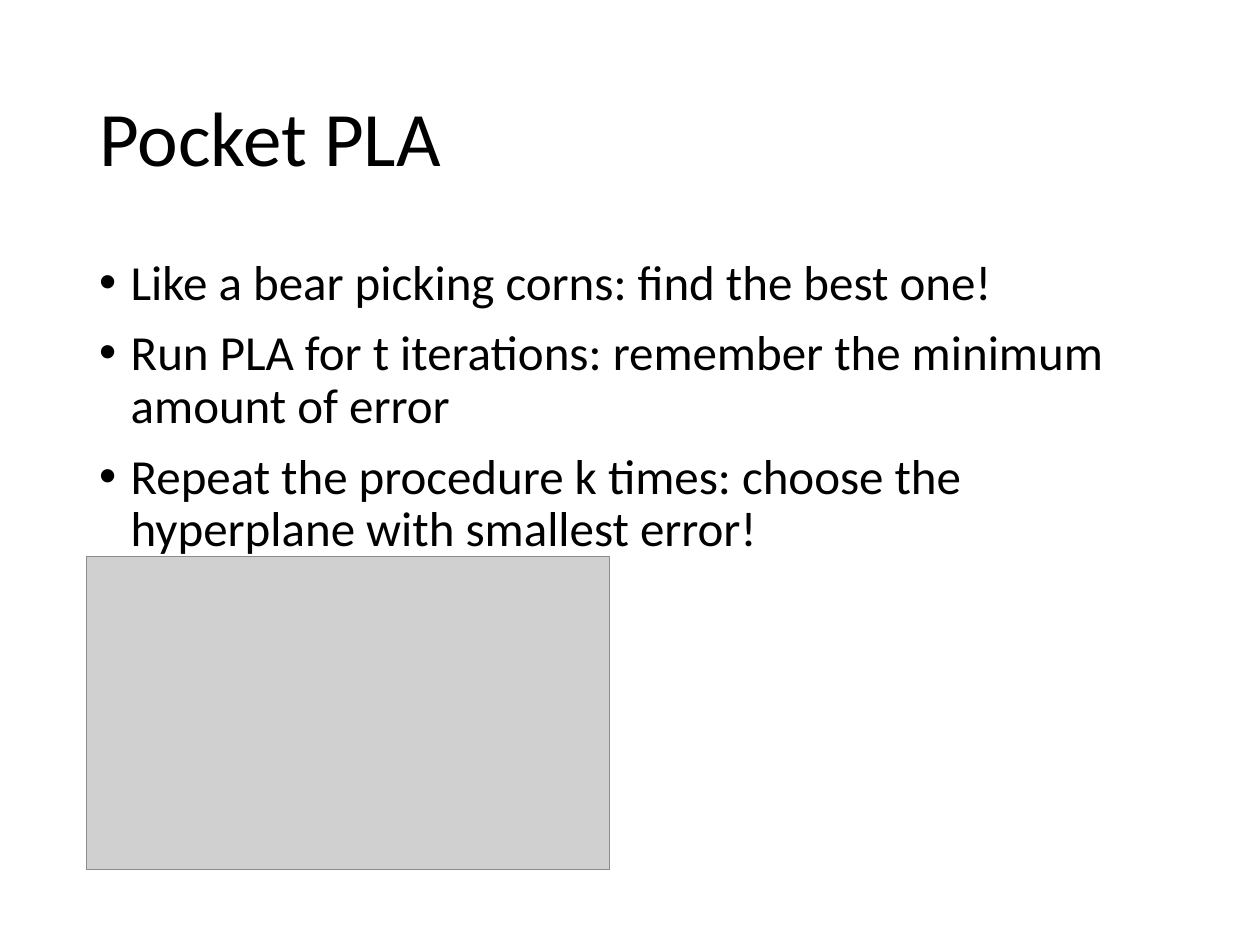
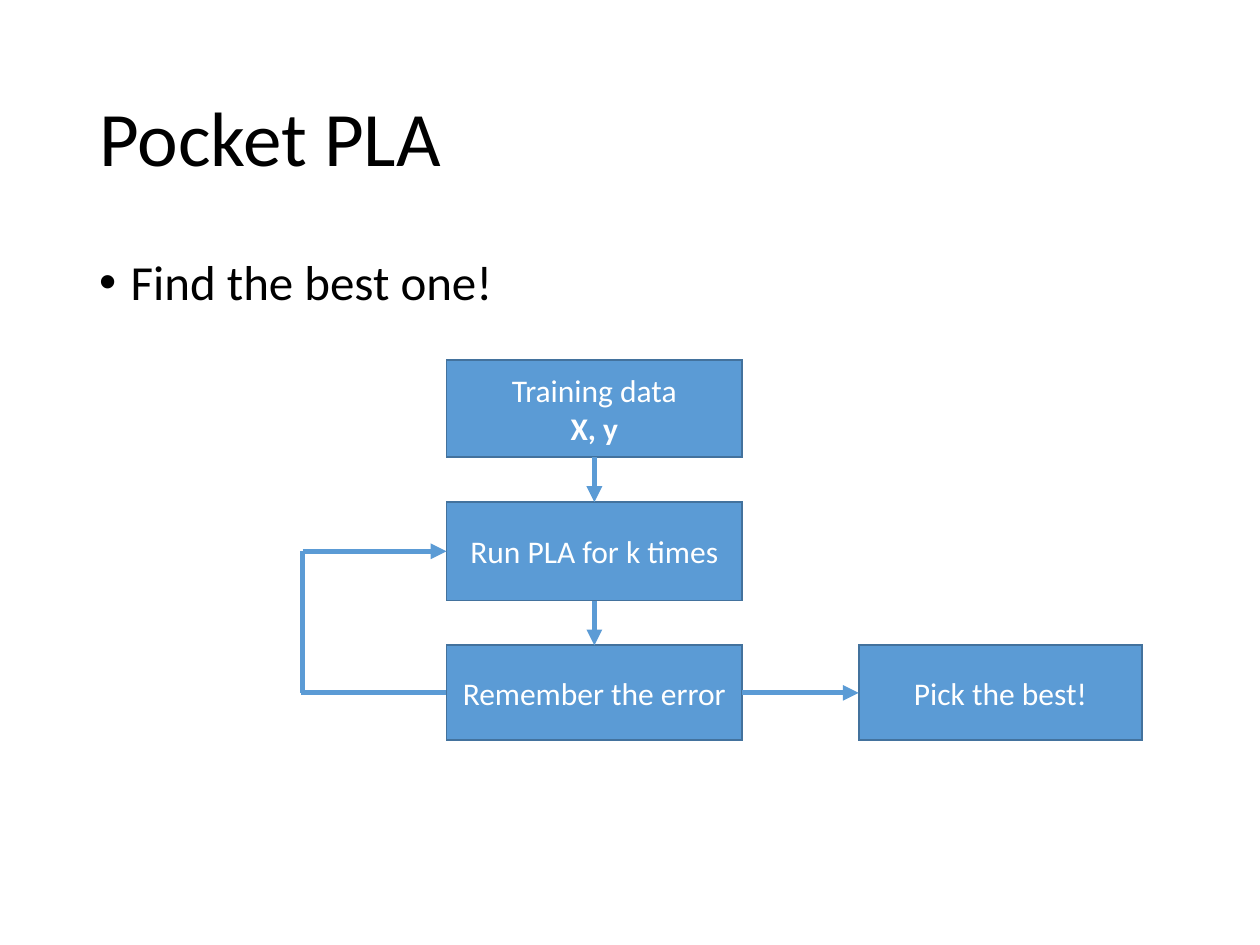
Before and after one commit to hansxiao7/Machine-learning-101, a slide deck: slide 29 of week2/PLA.pptx. Drawn at 1260x945 pixels with LibreOffice and Linux fonts; fonts in the diff are those of the drawing; grey boxes stand for pictures. Boxes give left, top, right and bottom in pixels: in the first picture for what was removed or moved away, otherwise in the second. Text is boxed around its words. In the diff, an @@ line names an element or a change of style, - is before the commit and + after.

```diff
--- a/week2/PLA.pptx
+++ b/week2/PLA.pptx
@@ text at [131, 266, 493, 301]: text changed @@
-• Like a bear picking corns: find the best one!
-• Run PLA for t iterations: remember the minimum amount of error
-• Repeat the procedure k times: choose the hyperplane with smallest error!
+• Find the best one!
@@ rectangle added at [446, 360, 742, 457], fill #5B9BD5, outline #43739E 1 pt, 18 pt, text #FFFFFF @@
+Training data
+X, y
@@ arrow added from (595, 457) to (595, 501), #5B9BD5 3 pt @@
@@ rectangle added at [446, 501, 742, 600], fill #5B9BD5, outline #43739E 1 pt, 18 pt, text #FFFFFF @@
+Run PLA for k times
@@ picture removed at [87, 556, 610, 869] @@
@@ line added from (302, 693) to (302, 552), #5B9BD5 3 pt @@
@@ arrow added from (302, 552) to (446, 552), #5B9BD5 3 pt @@
@@ arrow added from (595, 601) to (595, 645), #5B9BD5 3 pt @@
@@ rectangle added at [446, 645, 742, 741], fill #5B9BD5, outline #43739E 1 pt, 18 pt, text #FFFFFF @@
+Remember the error
@@ rectangle added at [859, 645, 1143, 741], fill #5B9BD5, outline #43739E 1 pt, 18 pt, text #FFFFFF @@
+Pick the best!
@@ line added from (446, 693) to (301, 693), #5B9BD5 3 pt @@
@@ arrow added from (742, 693) to (859, 693), #5B9BD5 3 pt @@
```
Also in this commit, not shown: 7 other slides changed, 7 other files.
